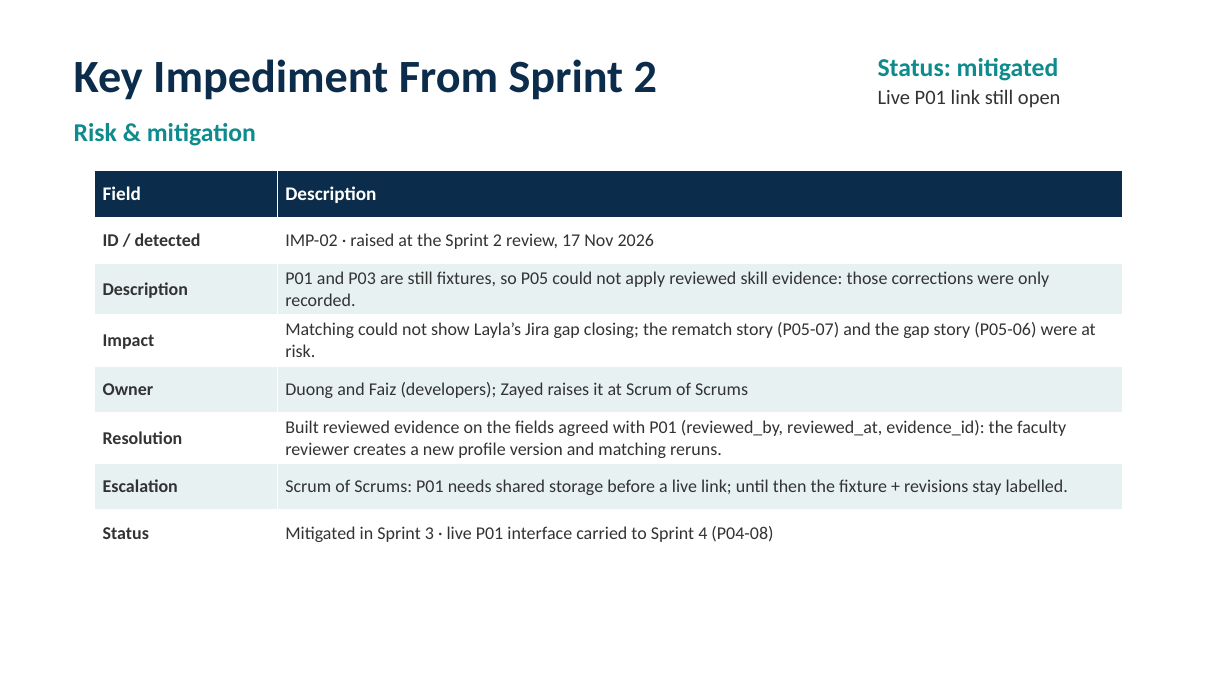
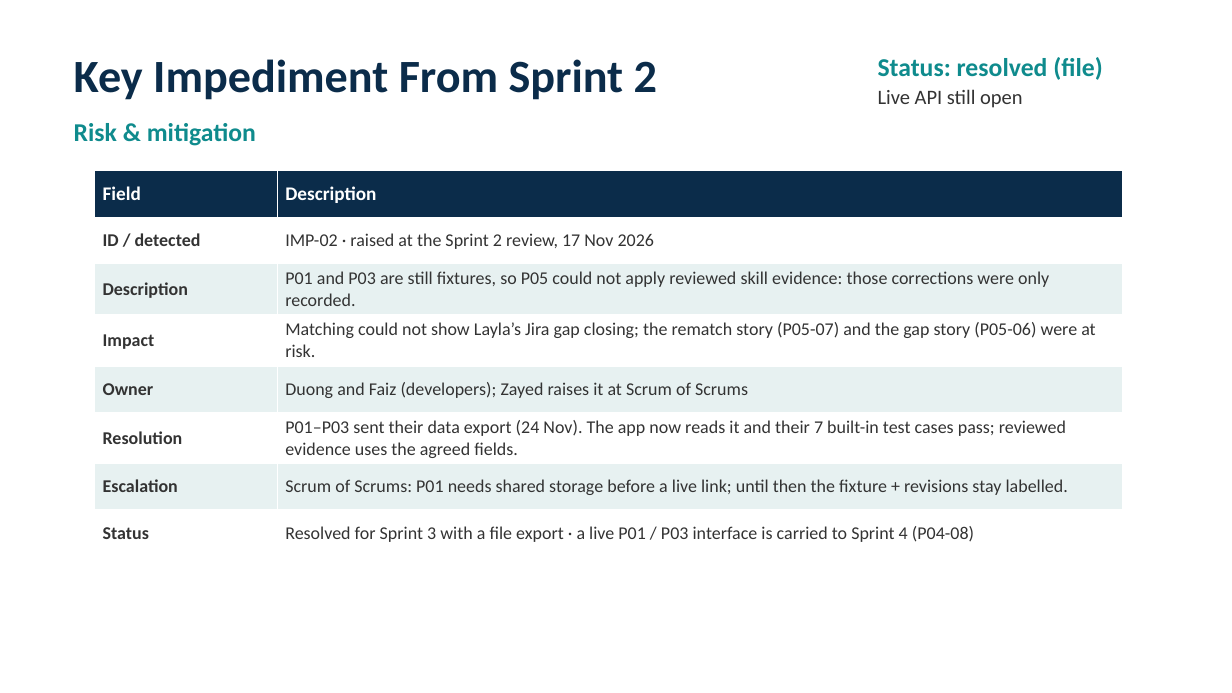
Before and after one commit to faizr206/InternshipPlatformSection2, a slide deck: slide 12 of artifacts/Sprint 3 - S2 Team 3.pptx. Drawn at 1232x693 pixels with LibreOffice and Linux fonts; fonts in the diff are those of the drawing. Boxes give left, top, right and bottom in pixels: in the first picture for what was removed or moved away, otherwise in the second. Text is boxed around its words. In the diff, an @@ line names an element or a change of style, - is before the commit and + after.

```diff
--- a/artifacts/Sprint 3 - S2 Team 3.pptx
+++ b/artifacts/Sprint 3 - S2 Team 3.pptx
@@ text at (878, 57, 1102, 108): text changed; size 16 to 20 pt; text colour #333333 to #0F8B8D; bold on @@
-Status: mitigated
-Live P01 link still open
+Status: resolved (file)
+Live API still open
@@ table at (94, 171, 1123, 546) @@
-row 6, column 2: Built reviewed evidence on the fields agreed with P01 (reviewed_by, reviewed_at, evidence_id): the faculty reviewer creates a new profile version and matching reruns.
+row 6, column 2: P01–P03 sent their data export (24 Nov). The app now reads it and their 7 built-in test cases pass; reviewed evidence uses the agreed fields.
-row 8, column 2: Mitigated in Sprint 3 · live P01 interface carried to Sprint 4 (P04-08)
+row 8, column 2: Resolved for Sprint 3 with a file export · a live P01 / P03 interface is carried to Sprint 4 (P04-08)
```
Also in this commit, not shown: 5 other slides changed, 16 other files.
